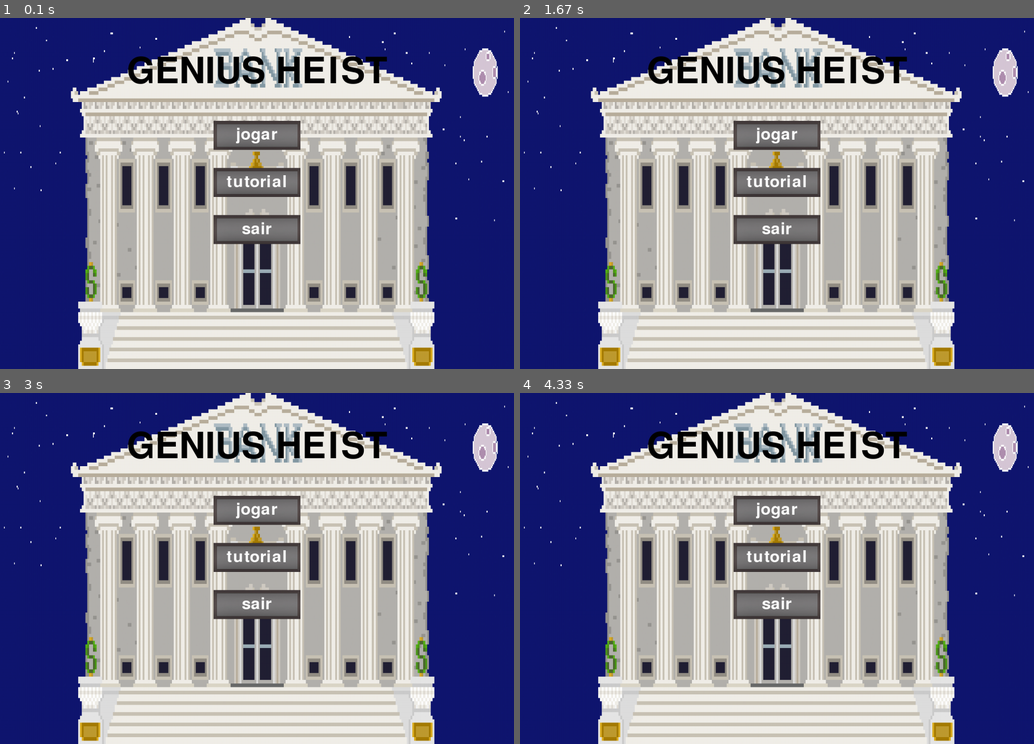
Above: before the commit, frames 1-4 (two rows, left to right).
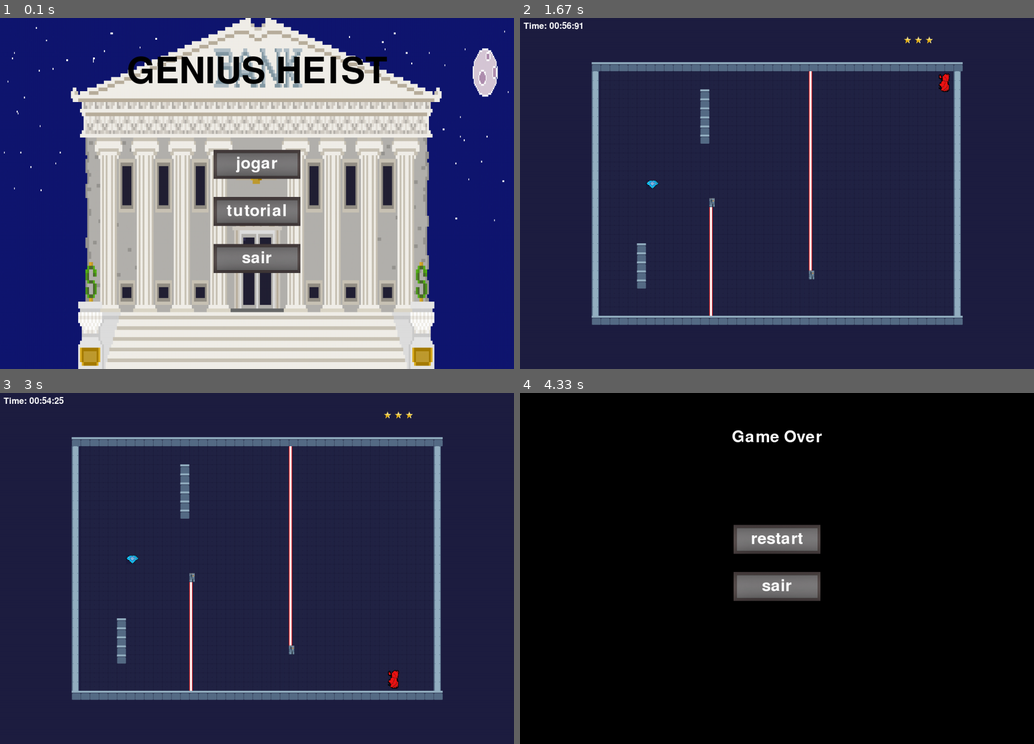
Above: after the commit, the same moments.

Repository: insper-classroom/devlife-23-1-projeto-pygame-gustavoc_sarti
Game: pygame game, started from main.py
Two runs of this game, one before a commit and one after it. Both use one fixed random seed, a clock stepped at 60 frames per second and the inputs below.
Inputs (mouse positions are in pixels of both pictures, inside the frame that each line leads up to):
- Up to frame 1 (0.1 s): no input
- Up to frame 2 (1.67 s): click (777, 116) at 0.38 s; hold Right 0.67-1.13 s; move the mouse to (756, 207) at 0.7 s; hold Up 1.17-1.47 s; hold W 1.17-1.47 s; move the mouse to (782, 218) at 1.2 s; hold Right from 1.5 s (still down); hold D from 1.5 s (still down); move the mouse to (828, 270) at 1.53 s
- Up to frame 3 (3 s): release Right at 1.97 s; release D at 1.97 s; hold Right 2-2.53 s; hold D 2-2.53 s; move the mouse to (447, 691) at 2.03 s; hold Down 2.57-2.87 s; hold S 2.57-2.87 s; move the mouse to (267, 449) at 2.6 s; hold Left from 2.9 s (still down); hold A from 2.9 s (still down); move the mouse to (71, 557) at 2.93 s
- Up to frame 4 (4.33 s): release Left at 3.3 s; release A at 3.3 s

The runs differ from the first frame. In frame 1, 6.7% of the frame differs, in the area x 41-59%, y 29-73%; in frame 2, 98%; in frame 3, 98%; in frame 4, 98%, in the area x 0-100%, y 0-100%.

Commit message:
All system reworked. Commit to merge with gustavo

Diff:
--- a/functions.py
+++ b/functions.py
@@ -26,7 +26,7 @@
     lasered_x = pygame.sprite.groupcollide(self.players, self.lasers_x, False, False, pygame.sprite.collide_rect)
     lasered_y = pygame.sprite.groupcollide(self.players, self.lasers_y, False, False, pygame.sprite.collide_rect)
     if lasered_x or lasered_y:
-        self.victory = True
+        self.defeat = True
 
 #Codigo da colisao com botões DO MENU
 def clique_jogar(self,SCREEN_WIDTH,SCREEN_HEIGHT):
@@ -61,3 +61,19 @@
                 return True
         else:
             return False
+
+#Função responsavel por criar os botões do jogo
+def cria_botoes(self, SCREEN_WIDTH, SCREEN_HEIGHT, botoes_desejados):
+    y_start = (SCREEN_HEIGHT - (len(self.botoes) * (self.button_height + 20))) // 2
+    botoes_criados = 0
+    for i, label in enumerate(self.botoes):
+        if label in botoes_desejados:
+            botoes_criados += 1
+            botao = self.fonte.render(label, True, (255, 255, 255))
+            text_width, text_height = botao.get_size()
+            x_button = (SCREEN_WIDTH - self.button_width) // 2
+            y_button = y_start + botoes_criados * (self.button_height + 50)
+            x_text = (SCREEN_WIDTH - text_width) // 2
+            y_text = y_button + (self.button_height - text_height) // 2
+            self.window.blit(self.button, (x_button, y_button))
+            self.window.blit(botao, (x_text, y_text))
--- a/game.py
+++ b/game.py
@@ -2,9 +2,6 @@
 from sprites.player import *
 from config import *
 from sprites.map_content import *
-import gameover
-import win
-import menu
 import functions
 
 #Timer
@@ -63,6 +60,9 @@
         pygame.mixer.music.set_volume(0.08)
         self.win_sound = pygame.mixer.Sound('assets/sounds/sounds_misc/ogg/victory_music.ogg')
         self.win_sound.set_volume(0.1)
+        self.loss_sound = pygame.mixer.Sound('assets/sounds/sounds_misc/ogg/defeat.ogg')
+        self.loss_sound.set_volume(0.1)
+        self.music_on = True
 
 
         #Init do menu
@@ -82,19 +82,20 @@
         self.background_win = pygame.transform.scale(background_win,(1420,969))
 
         #Configura texto dos botões e menus
-        self.botoes = ['jogar','tutorial','sair', 'MENU!']
+        self.botoes = ['jogar','tutorial', 'restart','sair', 'MENU!']
         self.fonte_padrao = pygame.font.get_default_font()
         self.fonte = pygame.font.Font(self.fonte_padrao, 45)
         self.fonte_titulo = pygame.font.Font(self.fonte_padrao, 100)
         self.titulo = self.fonte_titulo.render('GENIUS HEIST', True, (0,0,0))
         self.titulo_win = self.fonte.render('Você Escapou!', True, (0, 0, 0))
+        self.titulo_game_over = self.fonte.render('Game Over', True, (255, 255, 255))
 
     def atualiza_estado(self):
         self.mouse_pos = pygame.mouse.get_pos()
         for event in pygame.event.get():
             if event.type == pygame.QUIT:
                 pygame.quit()
-            if event.type == pygame.MOUSEBUTTONDOWN:
+            if event.type == pygame.MOUSEBUTTONDOWN and self.nivel[self.atual] == 'menu':
                 if functions.clique_jogar(self,SCREEN_WIDTH,SCREEN_HEIGHT):
                     self.atual +=1
 
@@ -184,33 +185,24 @@
         if self.nivel[self.atual] == 'menu':
             self.window.blit(self.background, (0, 0))
             self.window.blit(self.titulo, (350, 100))
-            y_start = (SCREEN_HEIGHT - (len(self.botoes) * (self.button_height + 20))) // 2
-            for i, label in enumerate(self.botoes):
-                if label != 'MENU!':
-                    botao = self.fonte.render(label, True, (255, 255, 255))
-                    text_width, text_height = botao.get_size()
-                    x_button = (SCREEN_WIDTH - self.button_width) // 2
-                    y_button = y_start + i * (self.button_height + 50)
-                    x_text = (SCREEN_WIDTH - text_width) // 2
-                    y_text = y_button + (self.button_height - text_height) // 2
-                    self.window.blit(self.button, (x_button, y_button))
-                    self.window.blit(botao, (x_text, y_text))
+            functions.cria_botoes(self,SCREEN_WIDTH,SCREEN_HEIGHT,['jogar','tutorial','sair'])
 
         #Desenha a victory screen do jogo
         if self.nivel[self.atual] == 'win_screen':
             self.window.blit(self.background_win, (0, 0))
-            self.window.blit(self.titulo_win, ((SCREEN_WIDTH - self.titulo.get_width()) // 2, 100))
-            for i, label in enumerate(self.botoes):
-                if label == 'MENU!':
-                    text_surface = self.fonte.render(label, True, (255, 255, 255))
-                    text_width, text_height = text_surface.get_size()
-                    self.x_button = (SCREEN_WIDTH - self.button_width) // 2
-                    self.y_button = 300 + (self.button_height + 50)
-                    y_text = self.y_button + (self.button_height - text_height) // 2
-                    self.window.blit(self.button_victory, (self.x_button, self.y_button))
-                    self.window.blit(text_surface, ((SCREEN_WIDTH - text_width) // 2, y_text))
+            self.window.blit(self.titulo_win, ((SCREEN_WIDTH - self.titulo_win.get_width()) / 2, 300))
+            functions.cria_botoes(self,SCREEN_WIDTH,SCREEN_HEIGHT,['MENU!'])
+
 
         #Desenha a tela de game over do jogo
+        if self.nivel[self.atual] == 'game_over':
+            self.window.fill((0, 0, 0))
+            self.window.blit(self.titulo_game_over, ((SCREEN_WIDTH - self.titulo_game_over.get_width()) // 2, 100))
+            self.button_width, self.button_height = self.button.get_size()
+            functions.cria_botoes(self,SCREEN_WIDTH,SCREEN_HEIGHT,['restart','sair'])
+
+                # self.resultado = self.fonte.render(f'Voce conseguiu {score} estrelas', True, (255,255,255))
+                # self.window.blit(self.resultado)
 
 
 # alguns trechos da parte responsavel por resetar o game foi feita pelo GPT
@@ -222,9 +214,15 @@
                 self.player1.move(self.walls, self.guns)
                 self.player2.move(self.walls, self.guns)
                 self.desenha()
-            if self.defeat or self.timer.time() == False:
-                self.gameover.start()
+            if self.defeat or self.timer.time() == False and self.nivel[self.atual] != 'win_screen' and self.nivel[self.atual] != 'menu' and self.nivel[self.atual] != 'game_over':
+                pygame.mixer.music.stop()
+                self.loss_sound.play()
+                self.atual = 5
                 self.reset()
             if self.victory:
                 self.reset()
                 self.atual += 1
+            if self.nivel[self.atual] == 'win_screen' and self.music_on:
+                self.music_on = False
+                pygame.mixer.music.stop()
+                self.win_sound.play()
